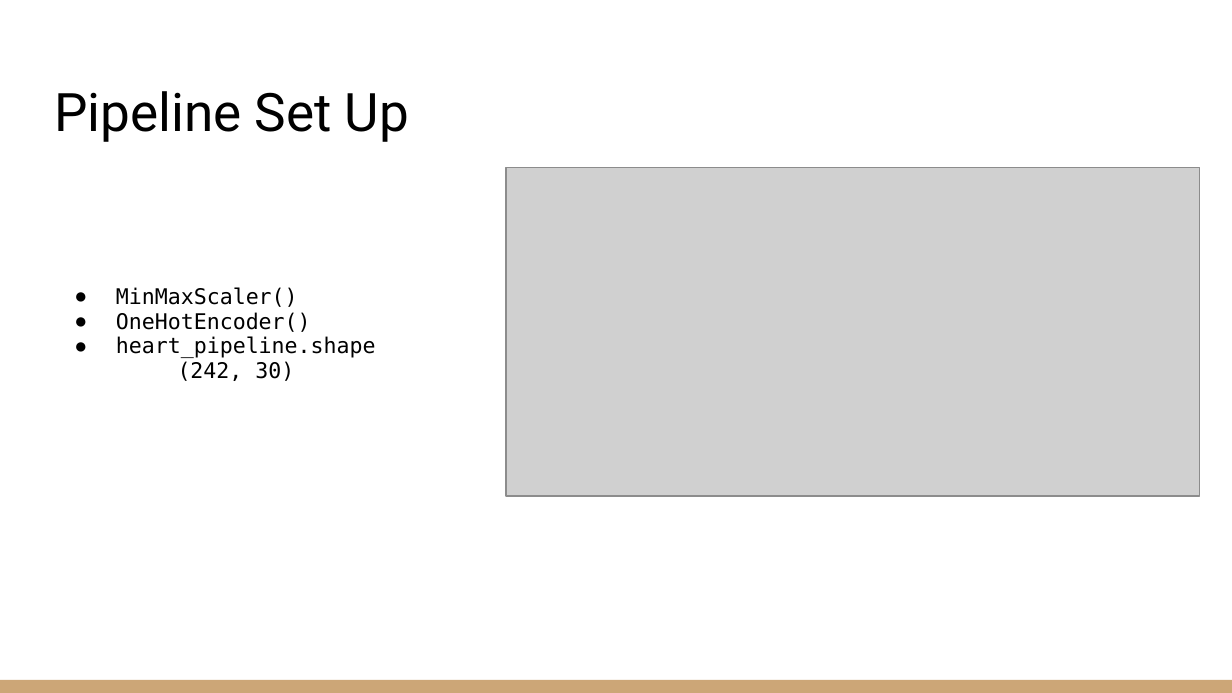
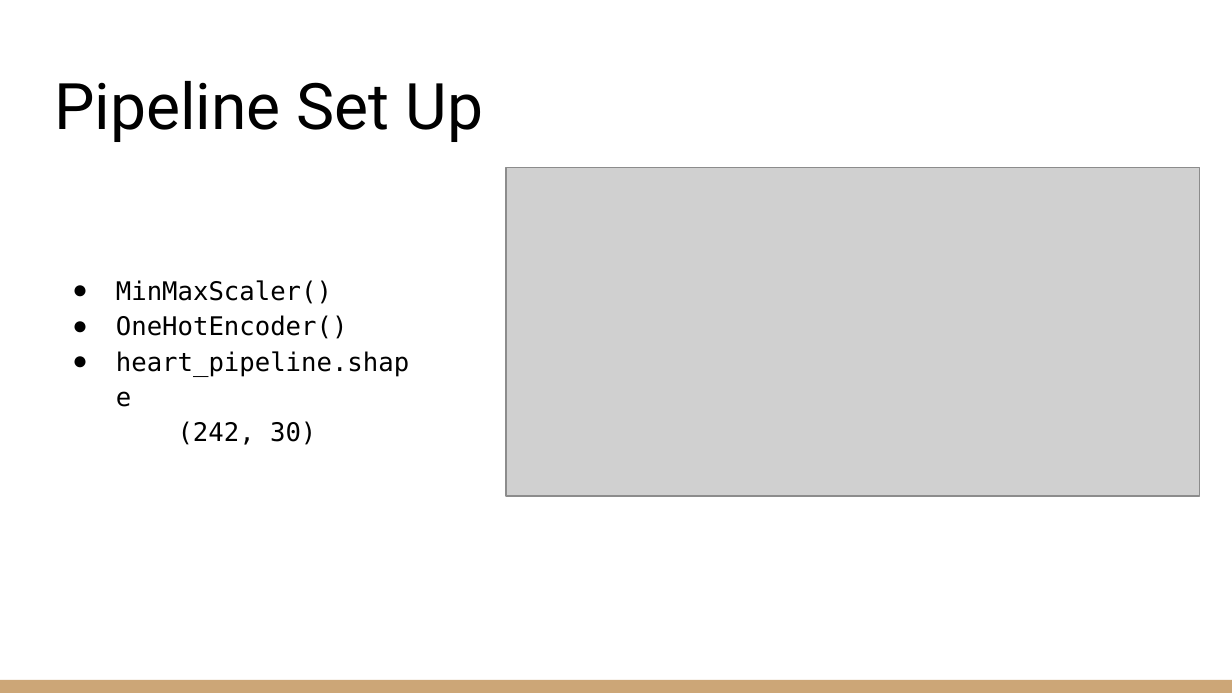
Before and after one commit to zachcarlson/HeartAttackPredictor, a slide deck: slide 17 of documents/DSCI 631 Final Project Presentation.pptx. Drawn at 1232x693 pixels with LibreOffice and Linux fonts; fonts in the diff are those of the drawing; grey boxes stand for pictures. Boxes give left, top, right and bottom in pixels: in the first picture for what was removed or moved away, otherwise in the second. Text is boxed around its words. In the diff, an @@ line names an element or a change of style, - is before the commit and + after.

```diff
--- a/documents/DSCI 631 Final Project Presentation.pptx
+++ b/documents/DSCI 631 Final Project Presentation.pptx
@@ title "Pipeline Set Up" at (54,81,484,142): size 31 to 37.5 pt @@
@@ text "MinMaxScaler()": place and size @@
-text "MinMaxScaler()" at (116,287,376,381)
+text "MinMaxScaler()" at (116,280,409,445)
@@ text "MinMaxScaler()" at (116,280,409,445): size 12.6 to 15 pt; indent changed; line spacing 0.95 to 1.15 @@
```
Also in this commit, not shown: 12 other slides changed, 1 other file.
